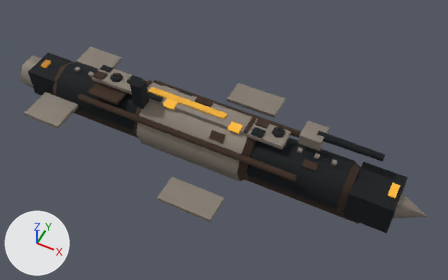
The glTF model docs/concept-art/models/chorister-bathyarch.glb as it was, and as the next commit left it.
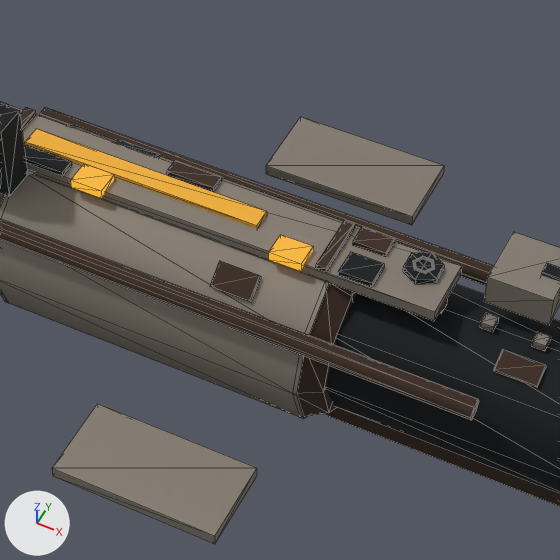
There are two pictures of each version: one whole from a camera (50 mm lens) standing at (22.8, -41.3, 51.7) and looking at (2.2, -0.1, 0.3), one close up on the part from 31% to 72% of the width and 16% to 81% of the height. Arrows for +X, +Y and +Z are at lower left; the lights stay in place. The first two pictures are the older version. The close-ups show mesh edges as thin lines. Where no turn or scale is listed for an object, it has been applied to the vertices. Vertices at exactly the same position are counted once.

Objects in the first close-up: 'can_0', 'can_1', 'can_cap_1f', 'deck_walk', 'gun_mount', 'hazard_stripe', 'keel', 'pipe_p', 'pipe_s', 'stack', 'stub_wing_p', 'stub_wing_s' and 16 more.
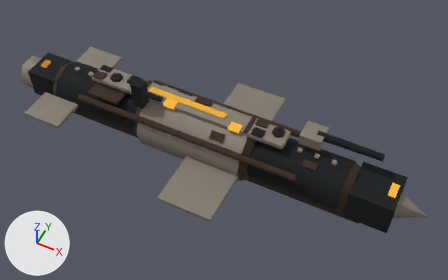
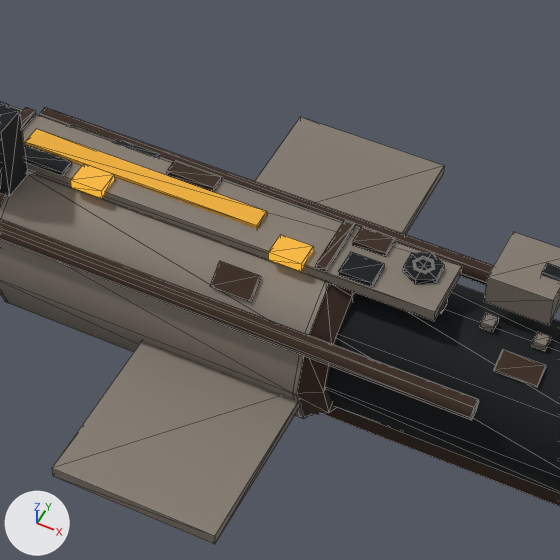
What differs and where, as boxes [x1, y1, x2, y2] in the close-ups (560 x 560 px; the box of a moved part takes in the faces that stretch with it):
'stub_wing_s', moved, rescaled (21% wider, 45% taller)
    before: [52, 404, 257, 544]
    after: [52, 341, 301, 544]
'stub_wing_p', moved, rescaled
    before: [266, 117, 444, 225]
    after: [255, 117, 444, 235]
part 1 of me_mesh_23, moved or reshaped
    both: [52, 155, 444, 511]

Edits to the bpy script that builds the scene:
```text
Change me_mesh_23:
    used by ob_stub_wing_s; parent = ob_consortium_chorister; location = (4.0, -10.5, -1.0)
    remove me_mesh_23.from_pydata(...)  # 8 vertices, 12 faces; spans x -4.0..4.0, y -2.0..2.0, z -0.3..0.3
    add me_mesh_23.from_pydata(...)  # 8 vertices, 12 faces; spans x -4.0..4.0, y -4.5..4.5, z -0.3..0.3
    me_mesh_23 part 1: the whole mesh is scaled about its middle by (1, 2.25, 1)
Change ob_stub_wing_s:
    ob_stub_wing_s.location: (4.0, -10.5, -1.0) -> (4.0, -8.0, -1.0)
Change ob_stub_wing_p:
    ob_stub_wing_p.location: (4.0, 10.5, -1.0) -> (4.0, 8.0, -1.0)
```
